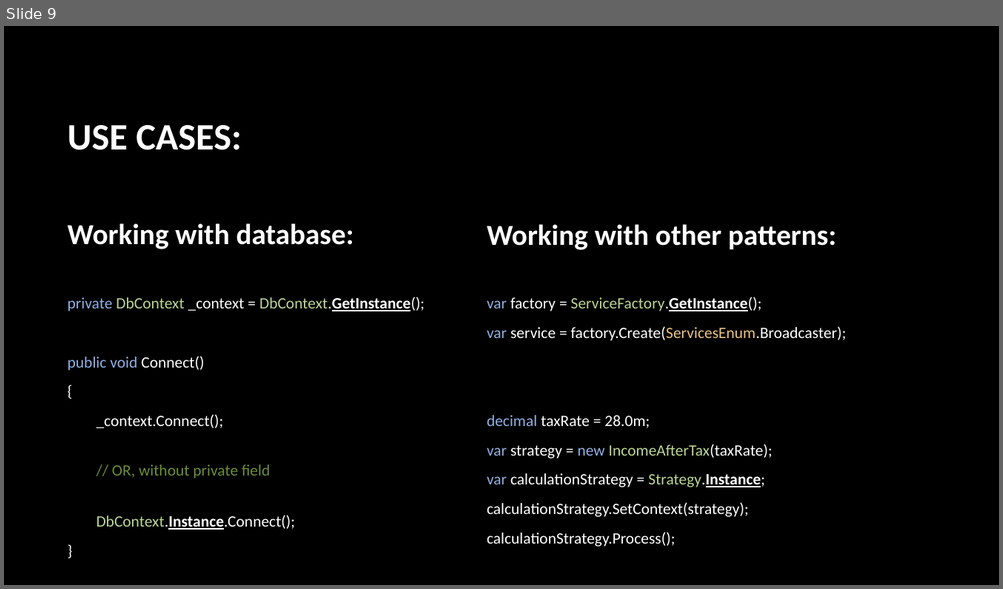
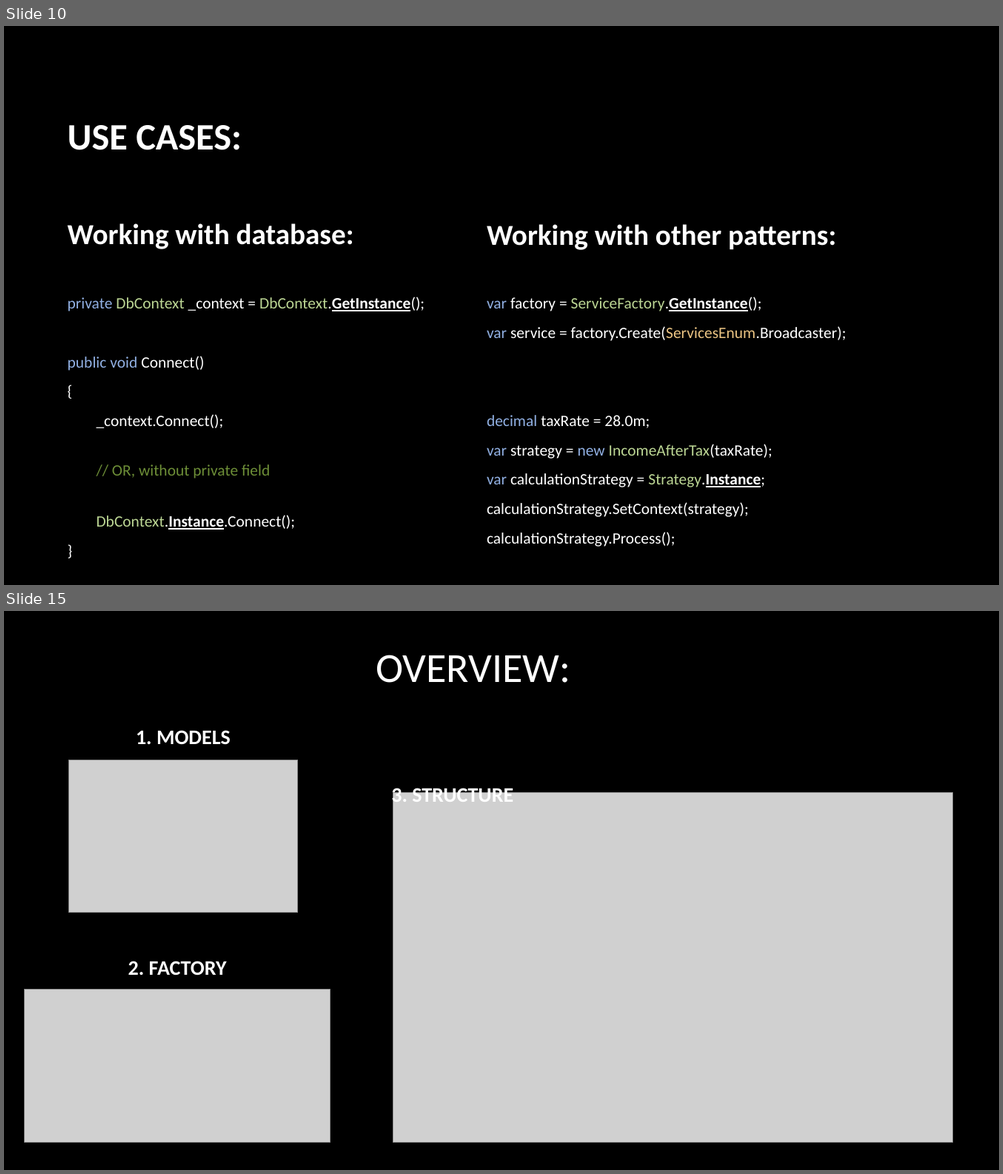
Before and after one commit to Thomas-M-Krystyan/ProgrammingWorkshops_DesignPatterns, a slide deck: Documentation/Design Patterns.pptx. Shown one above the other, each under a label of ours: slide 9 before the commit, slides 10 and 15 after it; the slides between them are not shown. The pictures are 1003x589 and 1003x1174 pixels, drawn with LibreOffice and Linux fonts; fonts in the diff are those of the drawing; grey boxes stand for pictures; background and template pictures are left out. Boxes give left, top, right and bottom in pixels: in the first picture for what was removed or moved away, otherwise in the second. Text is boxed around its words. In the diff, an @@ line names an element or a change of style, - is before the commit and + after.

```diff
--- a/Documentation/Design Patterns.pptx
+++ b/Documentation/Design Patterns.pptx
@@ slide 15 added at [4, 611, 999, 1170], background picture (left out) @@
@@ title added at [376, 655, 571, 683], 40 pt, text #FFFFFF @@
+OVERVIEW:
@@ text added at [136, 730, 230, 744], 20 pt, text #FFFFFF, bold @@
+1. MODELS
@@ picture added at [69, 760, 298, 913] @@
@@ text added at [391, 785, 513, 807], 20 pt, text #FFFFFF, bold @@
+3. STRUCTURE
@@ picture added at [392, 793, 952, 1143] @@
@@ text added at [128, 961, 227, 975], 20 pt, text #FFFFFF, bold @@
+2. FACTORY
@@ picture added at [25, 990, 330, 1143] @@
@@ what was slide 9 is now slide 10 @@
```
Also in this commit, not shown: 2 slides changed, 6 other slides added.
